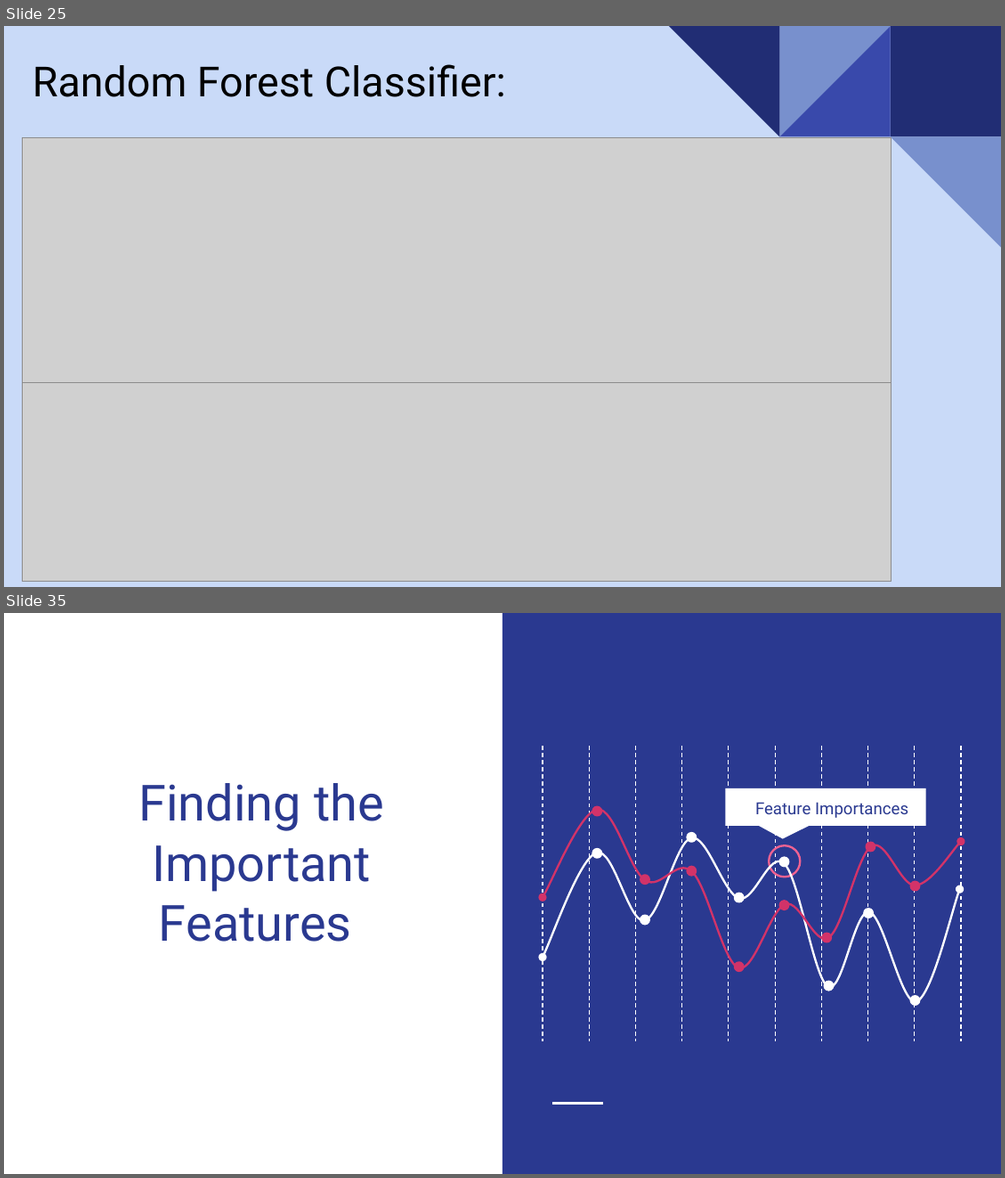
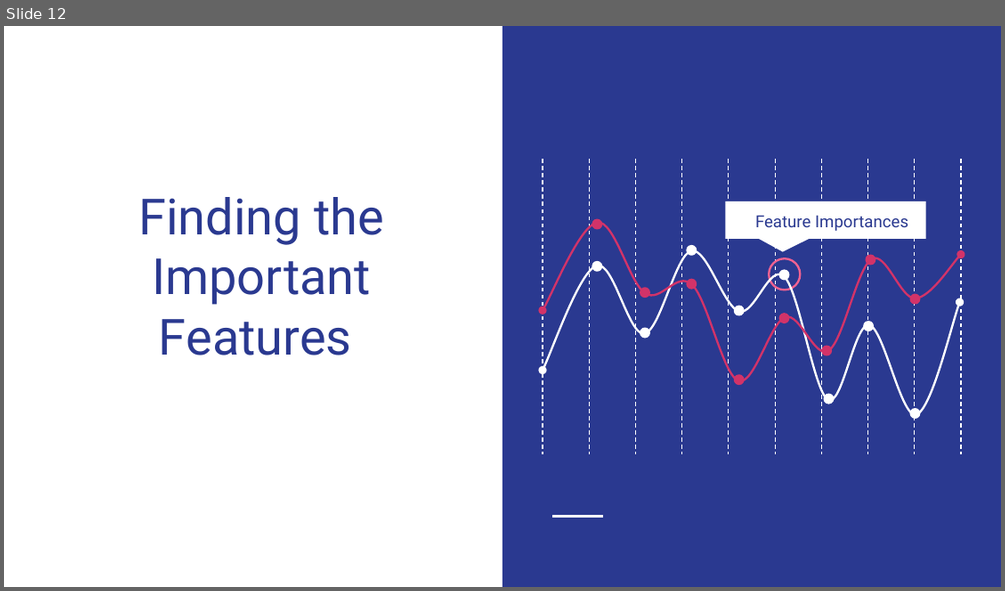
Before and after one commit to uzmabb182/Heroku-outcome-prediction, a slide deck: static/presentation/final_project_presentation_slides.pptx. Shown one above the other, each under a label of ours: slides 25 and 35 before the commit, slide 12 after it; the slides between them are not shown. The pictures are 1005x1178 and 1005x591 pixels, drawn with LibreOffice and Linux fonts; fonts in the diff are those of the drawing; grey boxes stand for pictures. Boxes give left, top, right and bottom in pixels: in the first picture for what was removed or moved away, otherwise in the second. Text is boxed around its words. In the diff, an @@ line names an element or a change of style, - is before the commit and + after.

```diff
--- a/static/presentation/final_project_presentation_slides.pptx
+++ b/static/presentation/final_project_presentation_slides.pptx
@@ slide 25 removed at [4, 26, 1001, 587], background #C9DAF8 @@
@@ title removed at [32, 64, 506, 97] @@
-Random Forest Classifier:
@@ picture removed at [22, 137, 890, 394] @@
@@ group removed at [669, 26, 1001, 248]: 4 right triangles, 1 rectangle @@
@@ picture removed at [22, 383, 890, 581] @@
@@ what was slide 35 is now slide 12 @@
```
Also in this commit, not shown: 4 slides changed, 9 slides added, 32 other slides removed, 1 other file.
